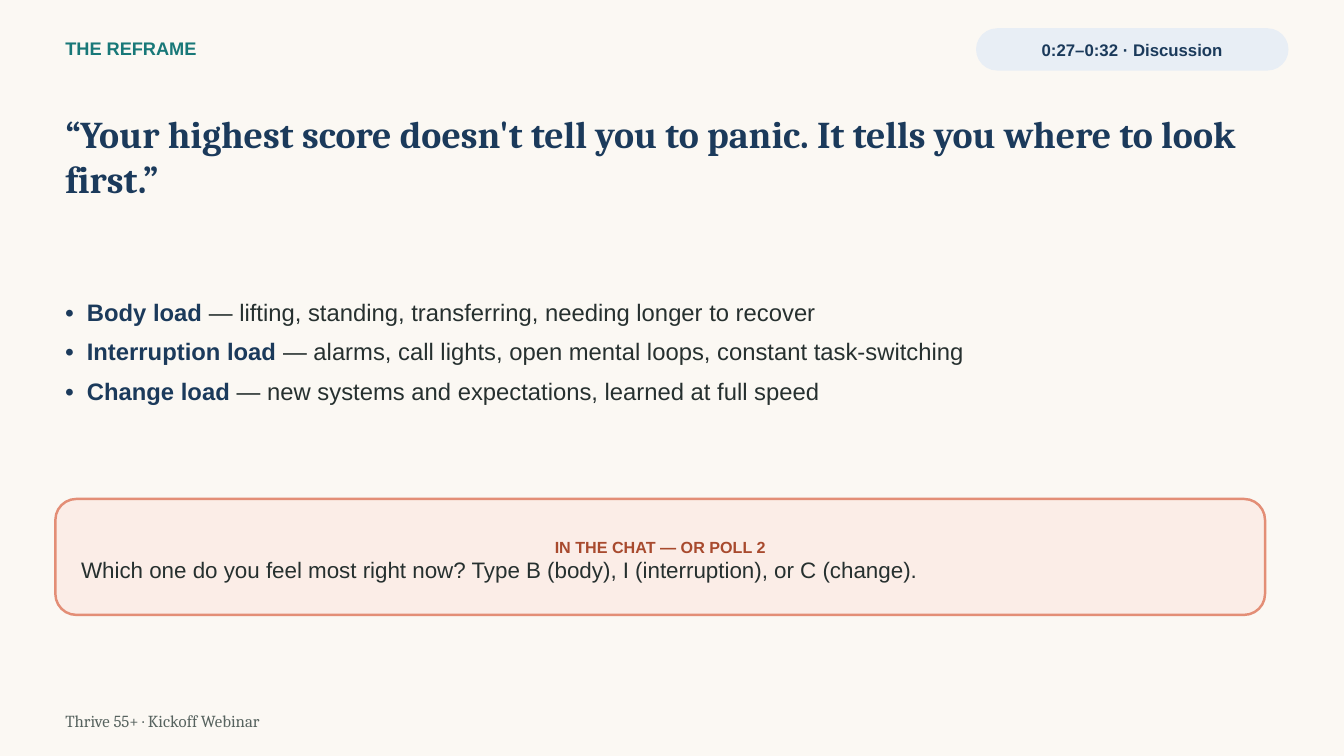
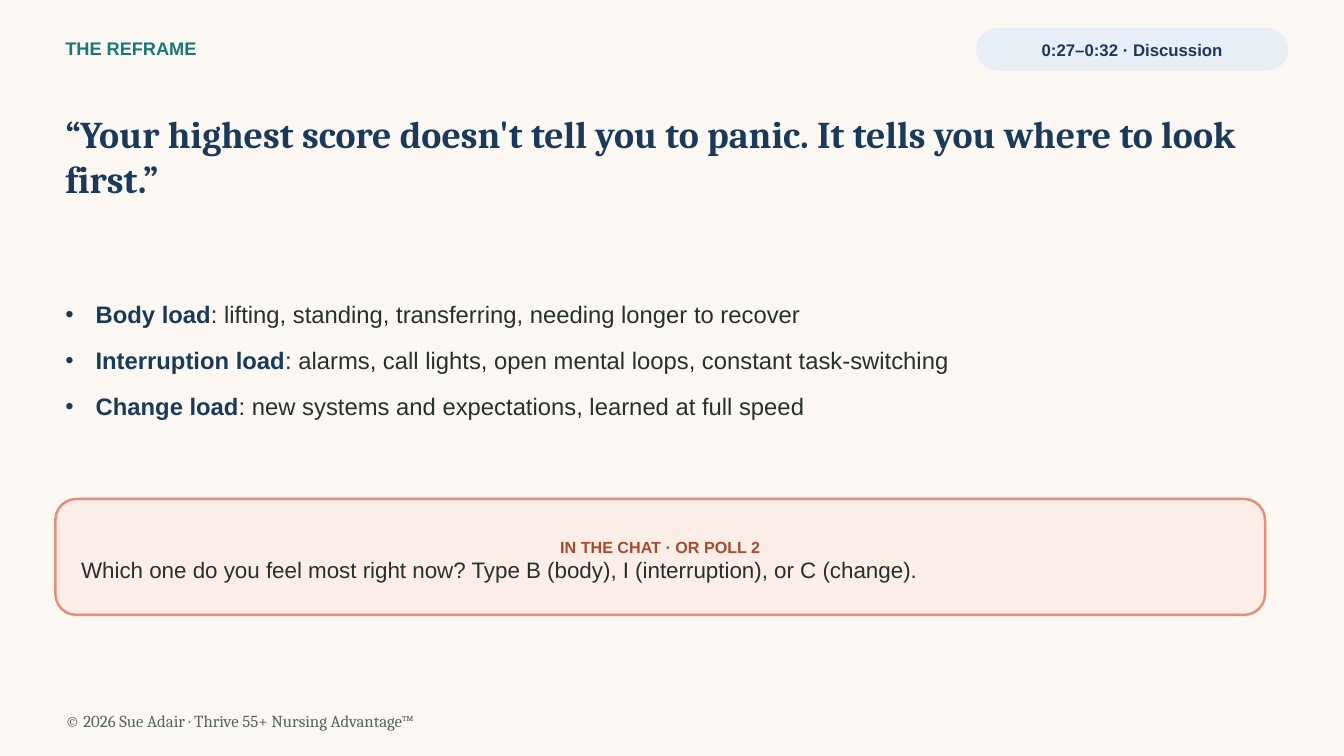
Before and after one commit to MissTully/Thrive-55, a slide deck: slide 9 of webinars/Thrive55_Week0_Kickoff_Zoom.pptx. Drawn at 1344x756 pixels with LibreOffice and Linux fonts; fonts in the diff are those of the drawing. Boxes give left, top, right and bottom in pixels: in the first picture for what was removed or moved away, otherwise in the second. Text is boxed around its words. In the diff, an @@ line names an element or a change of style, - is before the commit and + after.

```diff
--- a/webinars/Thrive55_Week0_Kickoff_Zoom.pptx
+++ b/webinars/Thrive55_Week0_Kickoff_Zoom.pptx
@@ text at (96,305,949,420): text changed @@
-• Body load — lifting, standing, transferring, needing longer to recover
-• Interruption load — alarms, call lights, open mental loops, constant task-switching
-• Change load — new systems and expectations, learned at full speed
+• Body load: lifting, standing, transferring, needing longer to recover
+• Interruption load: alarms, call lights, open mental loops, constant task-switching
+• Change load: new systems and expectations, learned at full speed
@@ text in rounded rectangle at (560,541,760,553): text changed @@
-IN THE CHAT — OR POLL 2
+IN THE CHAT · OR POLL 2
@@ text at (83,715,414,731): text changed @@
-Thrive 55+ · Kickoff Webinar
+© 2026 Sue Adair · Thrive 55+ Nursing Advantage™
```
Also in this commit, not shown: 16 other slides changed.
